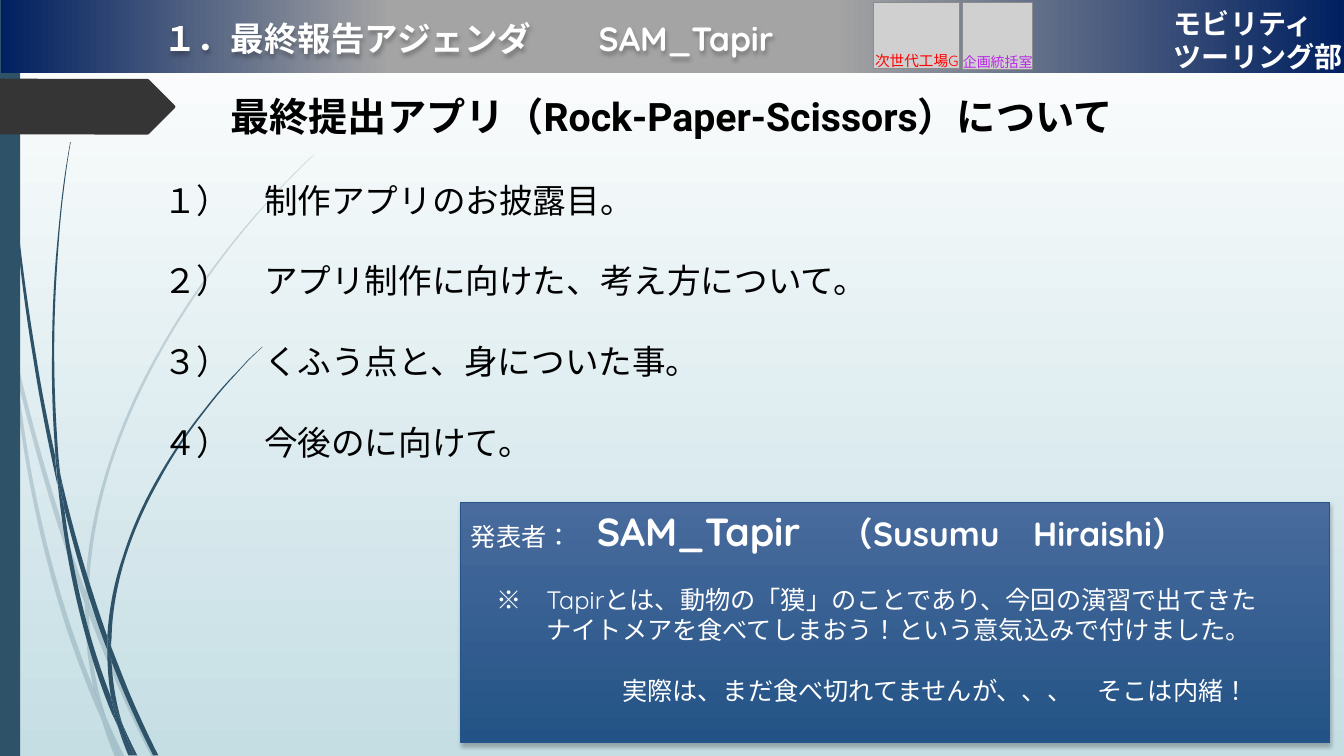
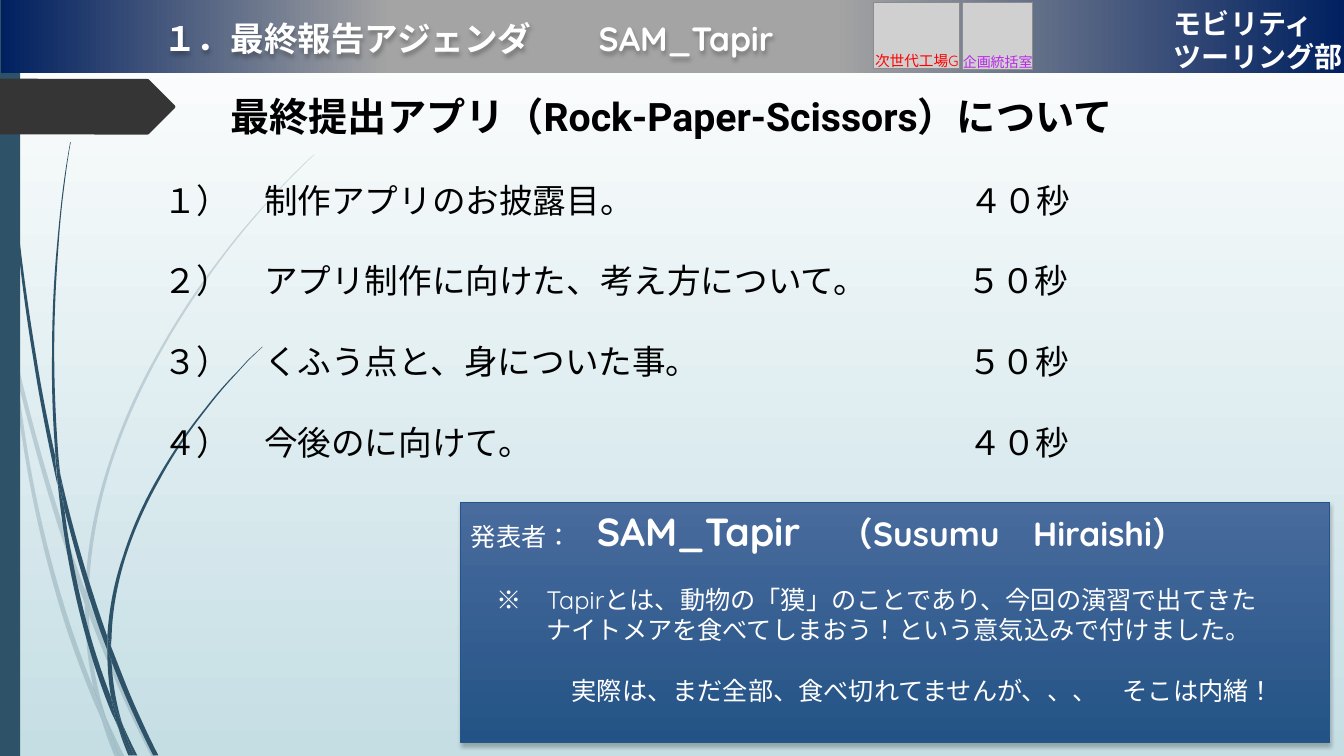
Before and after one commit to Susumu-Hiraishi/DIG_Work, a slide deck: slide 1 of DIG-Foundations/最終報告資料.pptx. Drawn at 1344x756 pixels with LibreOffice and Linux fonts; fonts in the diff are those of the drawing; grey boxes stand for pictures; background and template pictures are left out. Boxes give left, top, right and bottom in pixels: in the first picture for what was removed or moved away, otherwise in the second. Text is boxed around its words. In the diff, an @@ line names an element or a change of style, - is before the commit and + after.

```diff
--- a/DIG-Foundations/最終報告資料.pptx
+++ b/DIG-Foundations/最終報告資料.pptx
@@ text at bbox=[163, 184, 1071, 464]: text changed @@
-１） 制作アプリのお披露目。
-２） アプリ制作に向けた、考え方について。
-３） くふう点と、身についた事。
-４） 今後のに向けて。
+１） 制作アプリのお披露目。 ４０秒
+２） アプリ制作に向けた、考え方について。 ５０秒
+３） くふう点と、身についた事。 ５０秒
+４） 今後のに向けて。 ４０秒
@@ text in rectangle at bbox=[572, 678, 1274, 702]: text changed @@
-実際は、まだ食べ切れてませんが、、、 そこは内緒！
+実際は、まだ全部、食べ切れてませんが、、、 そこは内緒！
```
Also in this commit, not shown: 4 other slides changed, 4 other files.
